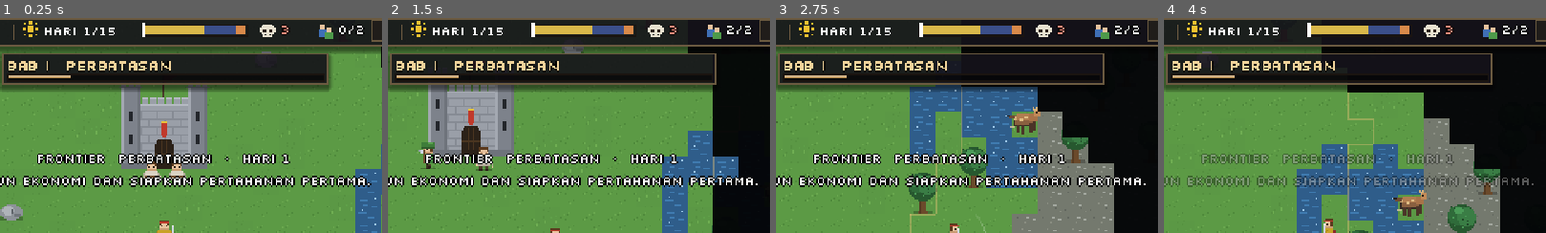
Above: before the commit, frames 1-4 (left to right).
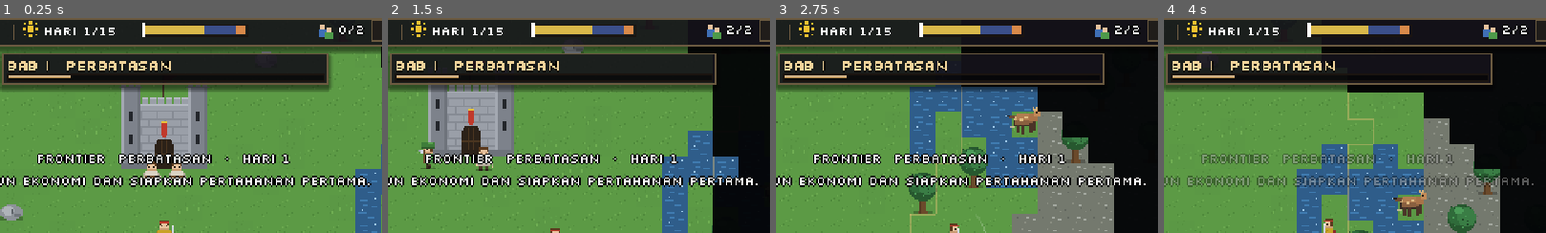
Above: after the commit, the same moments.

Repository: shimleabyte/hold-the-keep
Game: Godot game, scene res://scenes/main.tscn
Two runs of this game, one before a commit and one after it. Both use one fixed random seed, a clock stepped at 60 frames per second and the inputs below.
Inputs (mouse positions are % of the whole screen's width and height, from its top left):
- Up to frame 1 (0.25 s): no input
- Up to frame 2 (1.5 s): tap Enter at 0.5 s; move the mouse to (72, 45) at 0.52 s; hold D (move_right) 0.53-1.28 s; hold F (attack) 0.53-1.28 s; click (72, 45) at 0.67 s; move the mouse to (30, 55) at 1.27 s; hold S (move_down) from 1.28 s (still down); tap C (ability_cleave) at 1.35 s
- Up to frame 3 (2.75 s): tap F (attack) at 1.55 s; move the mouse to (60, 28) at 2.02 s; release S (move_down) at 2.03 s; hold D (move_right) from 2.03 s (still down); hold F (attack) from 2.03 s (still down); tap Q (ability_dash) at 2.1 s
- Up to frame 4 (4 s): move the mouse to (45, 70) at 2.77 s; release D (move_right) at 2.78 s; release F (attack) at 2.78 s; hold W (move_up) 2.78-3.53 s; tap V (ability_rally) at 2.85 s; click (45, 70) at 2.92 s; tap F (attack) at 3.05 s; move the mouse to (80, 65) at 3.52 s; hold A (move_left) from 3.53 s (still down); hold F (attack) from 3.53 s (still down)
The pictures show only the part of the screen within x 28-78%, y 0-50%; the shares and areas given below are measured in that part.

The runs differ from the first frame. In frame 1, 0.3% of the frame differs, in the area x 68-76%, y 3-9%; in frame 2, 0.3%; in frame 3, 0.2%; in frame 4, 0.2%.
Error after the commit: Parse Error: Cannot infer the type of "effective_duration" variable because the value doesn't have a set type. (res://scripts/behaviors/enemies/enemy_combat_li…

Commit message:
refactor: delegate enemy combat lifecycle to component

Diff:
--- a/scripts/entities/enemy.gd
+++ b/scripts/entities/enemy.gd
@@ -5,11 +5,10 @@
 const SpriteAnim := preload("res://scripts/entities/sprite_anim.gd")
 const FactionVisual := preload("res://scripts/entities/enemy_faction_visual.gd")
 const CombatVisualFeedback := preload("res://scripts/entities/combat_visual_feedback.gd")
-const Corpse := preload("res://scripts/entities/corpse.gd")
-const ENEMY_BOLT := preload("res://scripts/entities/enemy_bolt.gd")
 const ENEMY_TARGETING := preload("res://scripts/systems/enemy_targeting.gd")
 const PATROL_MOVEMENT_SCRIPT := preload("res://scripts/behaviors/enemies/enemy_patrol_movement.gd")
 const RAID_BEHAVIOR_SCRIPT := preload("res://scripts/behaviors/enemies/enemy_raid_behavior.gd")
+const ENEMY_COMBAT_LIFECYCLE_SCRIPT := preload("res://scripts/behaviors/enemies/enemy_combat_lifecycle.gd")
 const WarShamanSupportBehavior := preload("res://scripts/behaviors/war_shaman_support_behavior.gd")
 const BeastRiderBehavior := preload("res://scripts/behaviors/beast_rider_behavior.gd")
 const ShieldbearerBehavior := preload("res://scripts/behaviors/shieldbearer_behavior.gd")
@@ -99,6 +98,7 @@
 var combat_feedback = CombatVisualFeedback.new()
 var patrol_movement = PATROL_MOVEMENT_SCRIPT.new()
 var raid_behavior = RAID_BEHAVIOR_SCRIPT.new()
+var combat_lifecycle = ENEMY_COMBAT_LIFECYCLE_SCRIPT.new()
 
 var _offset := Vector2.ZERO
 var _atk_cd := 0.0
@@ -250,6 +250,7 @@
 
 func _ready() -> void:
     raid_behavior.configure(self)
+    combat_lifecycle.configure(self)
     add_to_group("enemies")
     if is_patrol:
         add_to_group("enemy_patrols")
@@ -600,100 +601,19 @@
 
 
 func _begin_attack(target, direction: Vector2) -> void:
-    if _atk_cd > 0.0:
-        return
-    _atk_cd = attack_interval
-    _pending = target
-    _pending_is_projectile = false
-    if anim.face(direction):
-        queue_redraw()
-    anim.play("attack", true)
-    if role == "pouncer":
-        _pending_t = 0.28
-        _pounce_dir = direction.normalized()
-        _pounce_windup_t = 0.12
-        _pounce_t = 0.16
-        Events.fx_burst.emit("dust", position + Vector2(0, -2), -_pounce_dir, 1.3)
-    else:
-        _pending_t = ATTACK_HIT_DELAY
-    combat_feedback.begin_windup(direction, _pending_t, false)
-    Audio.play("charge" if role == "pouncer" else "windup", 1.0, -9.0)
+    combat_lifecycle.begin_attack(target, direction)
 
 
 func _begin_ranged_attack(target: Node2D) -> void:
-    if _atk_cd > 0.0:
-        return
-    _atk_cd = attack_interval
-    _pending = target
-    _pending_is_projectile = true
-    _pending_t = ATTACK_HIT_DELAY
-    if anim.face(target.position - position):
-        queue_redraw()
-    anim.play("attack", true)
-    combat_feedback.begin_windup(target.position - position, _pending_t, true)
-    Audio.play("projectile", 1.0, -9.0)
+    combat_lifecycle.begin_ranged_attack(target)
 
 
 func _resolve_pending(delta: float) -> void:
-    if _pending == null:
-        return
-    _pending_t -= delta
-    if _pending_t > 0.0:
-        return
-    var target = _pending
-    _pending = null
-    combat_feedback.end_windup()
-    if not is_instance_valid(target):
-        _pending_is_projectile = false
-        return
-    if _pending_is_projectile:
-        _pending_is_projectile = false
-        var bolt := ENEMY_BOLT.new()
-        bolt.global_position = global_position + Vector2(0, -8)
-        bolt.setup(target, damage, projectile_speed)
-        world.entities.add_child(bolt)
-        return
-    _pending_is_projectile = false
-    if role == "pouncer" and position.distance_to(target.position) > 36.0:
-        return
-    if (is_supply_raider or is_faction_raider) and target.is_in_group("depots"):
-        supply_raid_hits += 1
-        if supply_raid_hits % 2 == 0:
-            var supply = get_tree().get_first_node_in_group("supply_network")
-            if supply != null:
-                supply.raid_steal_from(target)
-    var final_damage := damage
-    if target.is_in_group("buildings"):
-        final_damage = roundi(float(damage) * structure_damage_mult)
-    if target.has_method("take_damage_from"):
-        target.take_damage_from(final_damage, global_position)
-    else:
-        target.take_damage(final_damage)
+    combat_lifecycle.resolve_pending(delta)
 
 
 func apply_stagger(duration: float) -> void:
-    var effective_duration := duration * (1.0 - stagger_resistance)
-    _stagger_t = maxf(_stagger_t, effective_duration)
-    combat_feedback.register_stagger(effective_duration)
-    _pending = null
-    _pending_is_projectile = false
-    _pending_t = 0.0
-    combat_feedback.end_windup()
-    _pounce_windup_t = 0.0
-    _pounce_t = 0.0
-    if archetype == "shieldbearer":
-        shield_behavior.interrupt()
-    if archetype == "scout":
-        scout_behavior.interrupt()
-    if archetype == "saboteur":
-        saboteur_behavior.interrupt()
-    if archetype == "siege_engine":
-        siege_behavior.interrupt()
-    if archetype == "beast_rider":
-        beast_behavior.interrupt()
-    _hurt_t = maxf(_hurt_t, duration * 0.5)
-    anim.play("hurt", true)
-    Audio.play("stagger", 1.0, -8.0)
+    combat_lifecycle.apply_stagger(duration)
 
 
 func _footsteps(delta: float) -> void:
@@ -749,61 +669,19 @@
 func _move_patrol_toward(target: Vector2, delta: float) -> void:
     patrol_movement.move_toward(target, delta)
 func receive_healing(amount: int) -> void:
-    if hp <= 0 or amount <= 0:
-        return
-    var previous_hp := hp
-    hp = mini(max_hp, hp + amount)
-    if hp != previous_hp:
-        queue_redraw()
+    combat_lifecycle.receive_healing(amount)
 
 
 func take_damage(amount: int) -> void:
-    _take_damage_from(amount, Vector2.ZERO)
+    combat_lifecycle.take_damage(amount)
 
 
 func take_damage_from(amount: int, source_position: Vector2) -> void:
-    _take_damage_from(amount, source_position)
+    combat_lifecycle.take_damage_from(amount, source_position)
 
 
 func _take_damage_from(amount: int, source_position: Vector2) -> void:
-    if hp <= 0:
-        return
-    var damage_multiplier := 1.0 - armor
-    var blocked_by_shield := archetype == "shieldbearer" and shield_behavior.blocks_hit_from(source_position)
-    if blocked_by_shield:
-        damage_multiplier *= shield_behavior.block_damage_multiplier
-    var applied := maxi(1, roundi(float(amount) * damage_multiplier))
-    hp -= applied
-    if blocked_by_shield:
-        Events.fx_burst.emit("stone", position + Vector2(0, -_fh * 0.4), -shield_behavior.brace_direction, 0.8)
-        Audio.play("block", 1.0, -5.0)
-    else:
-        Events.fx_burst.emit("impact", position + Vector2(0, -_fh * 0.4), Vector2.ZERO, 2.0 if is_boss else 1.0)
-        Audio.play("impact_hit", 1.0, -9.0)
-    modulate = Color(1.8, 1.8, 1.8)
-    combat_feedback.register_hit(source_position, global_position, 2.0 if is_boss else 1.0)
-    create_tween().tween_property(self, "modulate", _faction_tint, 0.12)
-    queue_redraw()
-    if hp <= 0:
-        remove_from_group("enemies")
-        remove_from_group("enemy_garrison")
-        remove_from_group("enemy_patrols")
-        remove_from_group("ranged_enemies")
-        remove_from_group("supply_raiders")
-        remove_from_group("faction_raiders")
-        Events.enemy_killed.emit(id)
-        if is_boss:
-            if WorldConfig.is_frontier_profile():
-                Events.frontier_final_boss_defeated.emit(GameClock.day)
-            else:
-                Events.game_won.emit(GameClock.day)
-        Events.fx_burst.emit("puff" if is_boss else "dust", position + Vector2(0, -2), Vector2.ZERO, 2.0 if is_boss else 1.5)
-        if is_boss:
-            Events.screen_shake.emit(3.0, 0.6)
-        Corpse.spawn(get_parent(), _tex, _fw, _fh, anim.view, anim.flip, position)
-        queue_free()
-    elif not is_boss and not (anim.clip == "attack" and not anim.finished):
-        _hurt_t = 0.18
+    combat_lifecycle.take_damage_from(amount, source_position)
 
 
 func retreat() -> void:
